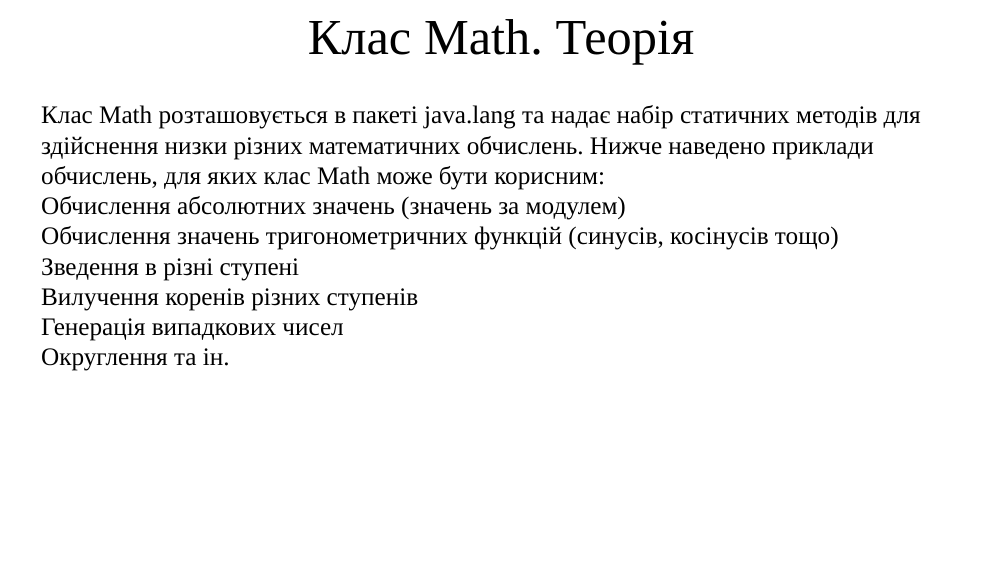
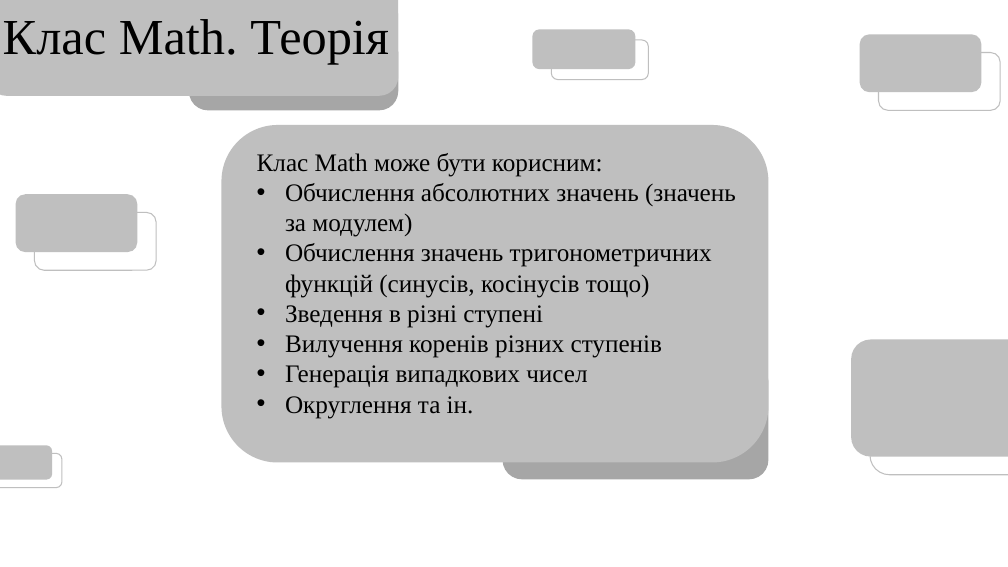
Before and after one commit to arg3ntuum/JavaCourse, a slide deck: slide 2 of Java Урок 6 Math.pptx. Drawn at 1008x567 pixels with LibreOffice and Linux fonts; fonts in the diff are those of the drawing. Boxes give left, top, right and bottom in pixels: in the first picture for what was removed or moved away, otherwise in the second. Text is boxed around its words. In the diff, an @@ line names an element or a change of style, - is before the commit and + after.

```diff
--- a/Java Урок 6 Math.pptx
+++ b/Java Урок 6 Math.pptx
@@ text "Клас Math. Теорія": place and size @@
-text "Клас Math. Теорія" at (308,19,695,64)
+text "Клас Math. Теорія" at (3,19,389,64)
@@ rounded rectangle added at (0,0,399,96), fill #BFBFBF @@
@@ rounded rectangle added at (189,0,399,110), fill #A6A6A6 @@
@@ rounded rectangle added at (532,29,635,70), fill #BFBFBF @@
@@ rounded rectangle added at (551,40,648,80), outline #BFBFBF 1 pt @@
@@ rounded rectangle added at (860,34,982,92), fill #BFBFBF @@
@@ rounded rectangle added at (879,52,1000,110), outline #BFBFBF 1 pt @@
@@ rounded rectangle added at (222,125,769,462), fill #BFBFBF @@
@@ text "Клас Math може бути корисним:": place and size @@
-text "Клас Math може бути корисним:" at (41,105,921,371)
+text "Клас Math може бути корисним:" at (257,153,736,419)
@@ text at (257,153,603,177): text changed @@
-Клас Math розташовується в пакеті java.lang та надає набір статичних методів для здійснення низки різних математичних обчислень. Нижче наведено приклади обчислень, для яких клас Math може бути корисним:
+Клас Math може бути корисним:
@@ rounded rectangle added at (16,194,138,253), fill #BFBFBF @@
@@ text at (285,183,736,419): bullet none to • @@
@@ rounded rectangle added at (35,212,157,271), outline #BFBFBF 1 pt @@
@@ rounded rectangle added at (851,340,1008,457), fill #BFBFBF @@
@@ rounded rectangle added at (870,358,1008,475), outline #BFBFBF 1 pt @@
@@ rounded rectangle added at (503,362,769,479), fill #A6A6A6 @@
@@ rounded rectangle added at (0,445,52,479), fill #BFBFBF @@
@@ rounded rectangle added at (0,454,62,488), outline #BFBFBF 1 pt @@
```
Also in this commit, not shown: 10 other slides changed, 1 slide added, 5 slides removed, 1 other file.
